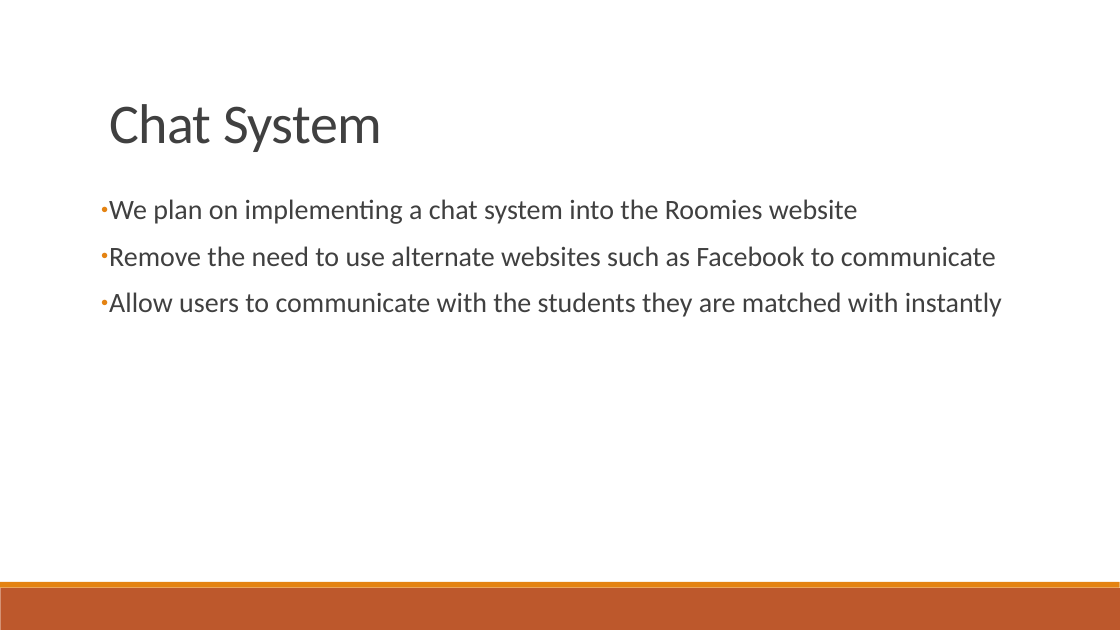
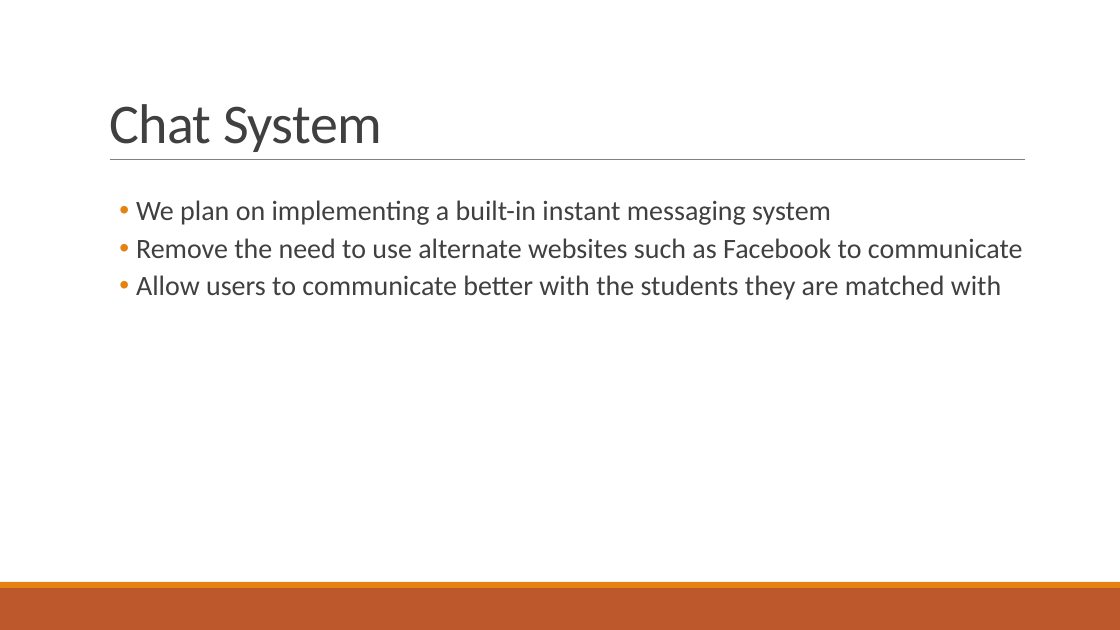
Before and after one commit to dragosthealex/roomies, a slide deck: slide 15 of resources/presentation1/final_presentation.pptx. Drawn at 1120x630 pixels with LibreOffice and Linux fonts; fonts in the diff are those of the drawing. Boxes give left, top, right and bottom in pixels: in the first picture for what was removed or moved away, otherwise in the second. Text is boxed around its words. In the diff, an @@ line names an element or a change of style, - is before the commit and + after.

```diff
--- a/resources/presentation1/final_presentation.pptx
+++ b/resources/presentation1/final_presentation.pptx
@@ line added from (110, 160) to (1026, 160), #808080 0.5 pt @@
@@ text at [136, 200, 831, 225]: text changed @@
-● We plan on implementing a chat system into the Roomies website
+  • We plan on implementing a built-in instant messaging system
@@ text at [136, 238, 1023, 258]: bullet ● to •; list level 1 to 2 in "Remove the need to use ..." @@
@@ text at [136, 275, 1001, 300]: text changed @@
-● Allow users to communicate with the students they are matched with instantly
+  • Allow users to communicate better with the students they are matched with
```
Also in this commit, not shown: 19 other slides changed, 10 slides added, 4 slides removed, 4 other files.
